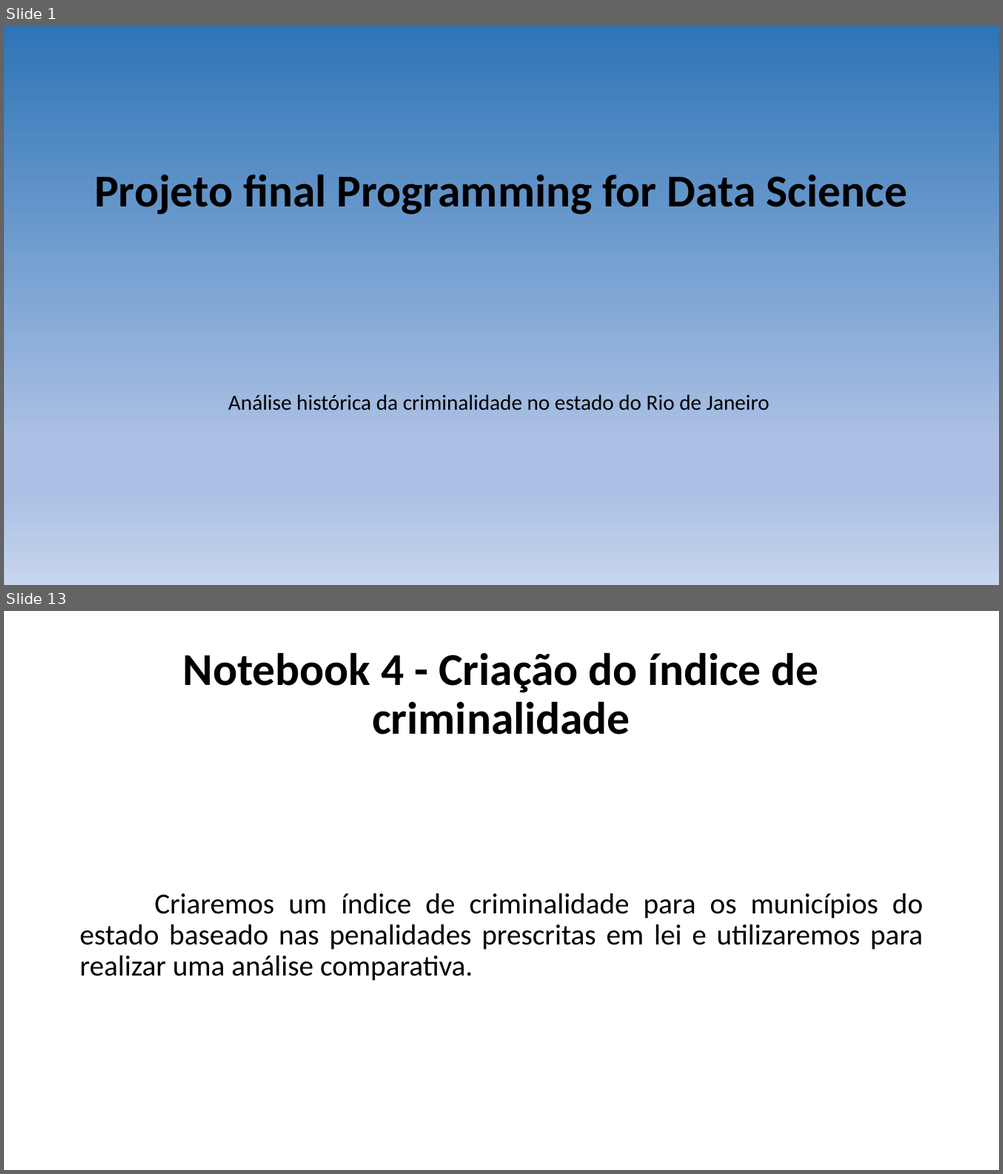
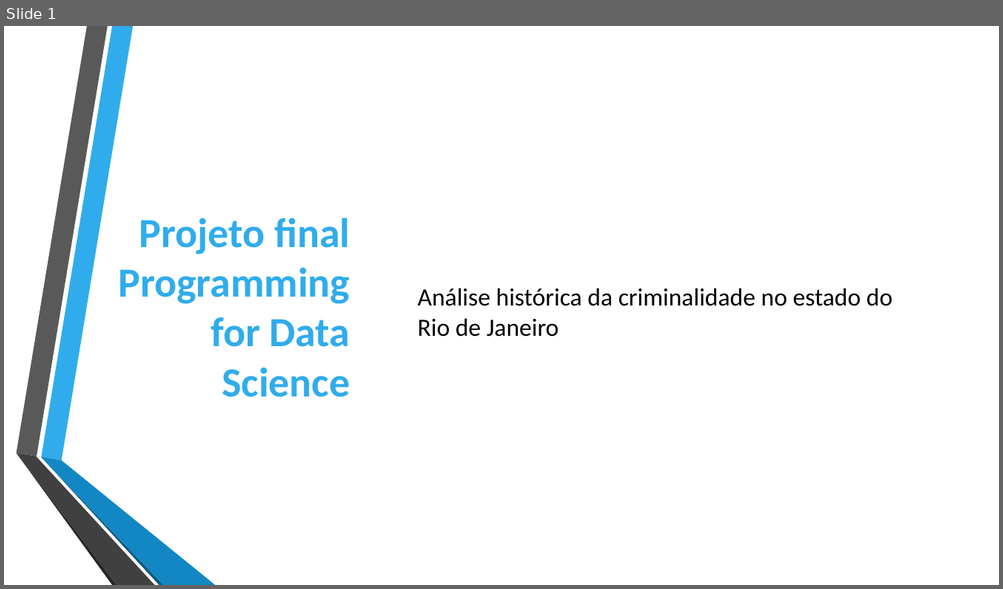
Before and after one commit to DeividCezar/Final_project, a slide deck: Apresentação.pptx. Shown one above the other, each under a label of ours: slides 1 and 13 before the commit, slide 1 after it; the slides between them are not shown. The pictures are 1003x1174 and 1003x589 pixels, drawn with LibreOffice and Linux fonts; fonts in the diff are those of the drawing. Boxes give left, top, right and bottom in pixels: in the first picture for what was removed or moved away, otherwise in the second. Text is boxed around its words. In the diff, an @@ line names an element or a change of style, - is before the commit and + after.

```diff
--- a/Apresentação.pptx
+++ b/Apresentação.pptx
@@ slide 13 removed at (4,611,999,1170), background #FFFFFF @@
@@ title removed at (183,652,819,735) @@
-Notebook 4 - Criação do índice de criminalidade
@@ text removed at (79,893,922,981) @@
-Criaremos um índice de criminalidade para os municípios do estado baseado nas penalidades prescritas em lei e utilizaremos para realizar uma análise comparativa.
@@ slide 1 changed as well @@
@@ background gradient #2E75B6 to #ABC0E4 to #C7D5ED to #FFFFFF @@
@@ title "Projeto final Programming for Data ...": place and size @@
-title "Projeto final Programming for Data ..." at (94,174,907,215)
+title "Projeto final Programming for Data ..." at (118,218,350,397)
@@ title "Projeto final Programming for Data ..." at (118,218,350,397): size 44 to 40 pt, text colour #000000 to #30ACEC; alignment centre to right; line spacing 0.9 to 1 @@
@@ text "Análise histórica da criminalidade no ...": place and size @@
-text "Análise histórica da criminalidade no ..." at (228,395,769,411)
+text "Análise histórica da criminalidade no ..." at (418,288,892,337)
@@ text "Análise histórica da criminalidade no ..." at (418,288,892,337): size 20.9 to 24 pt; alignment centre to left; line spacing 0.7 to 1; vertical alignment top to middle @@
@@ group added at (16,26,215,585): 6 freeform shapes @@
```
Also in this commit, not shown: 2 other slides changed, 26 slides added, 14 other slides removed.
